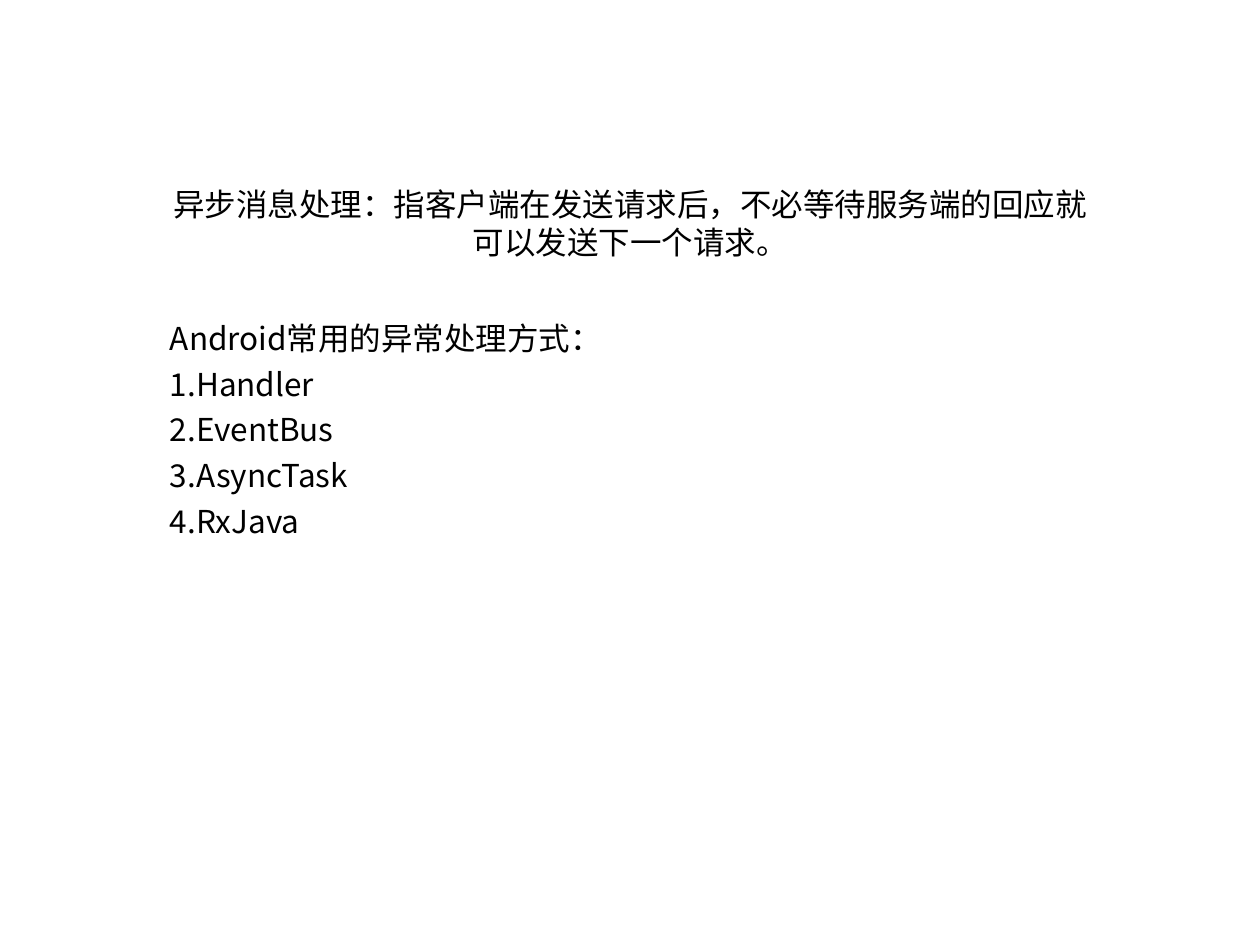
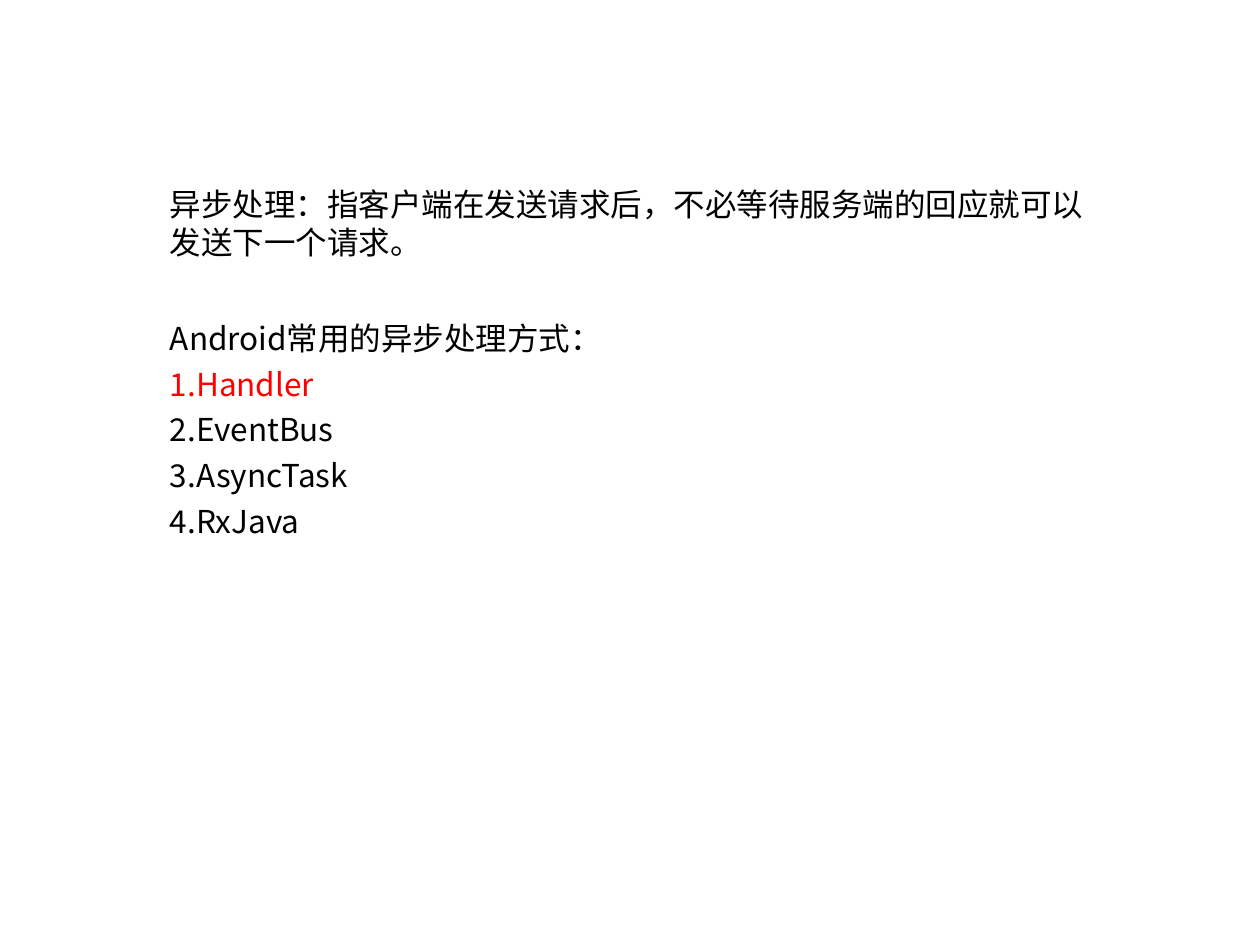
Before and after one commit to PeakLi/Android-Handler, a slide deck: slide 2 of Android Handler.ppt. Drawn at 1260x945 pixels with LibreOffice and Linux fonts; fonts in the diff are those of the drawing. Boxes give left, top, right and bottom in pixels: in the first picture for what was removed or moved away, otherwise in the second. Text is boxed around its words. In the diff, an @@ line names an element or a change of style, - is before the commit and + after.

Commit message:
update-20181215

```diff
--- a/Android Handler.ppt
+++ b/Android Handler.ppt
@@ title at <box>170,189,1084,257</box>: text changed @@
-异步消息处理：指客户端在发送请求后，不必等待服务端的回应就可以发送下一个请求。
+异步处理：指客户端在发送请求后，不必等待服务端的回应就可以发送下一个请求。
@@ subtitle at <box>170,323,602,353</box>: text changed @@
-Android常用的异常处理方式：
+Android常用的异步处理方式：
@@ subtitle at <box>170,371,314,397</box>: text colour #000000 to #FF0000 in "1.Handler" @@
```
Also in this commit, not shown: 7 slides added, 1 slide removed.
